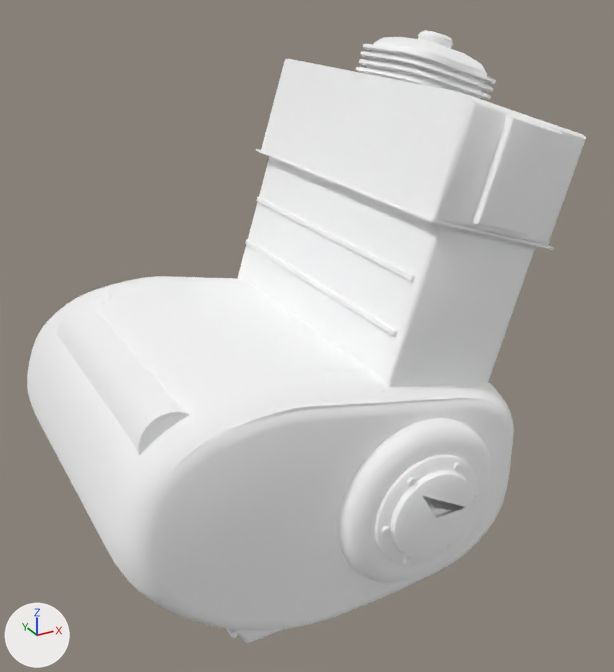
The glTF model Data/BikesV2/kits/hartwell_chopper__b_engine_finned_chrome.glb, before and after one commit.
One viewpoint serves both versions: a 50 mm camera at (0.351, -0.799, 0.886) aimed at (0.779, -0.021, 0.497). The axes (+X, +Y, +Z) are drawn at lower left. The lights are the same throughout. The first picture is the older version. Vertices at exactly the same position are counted once.

The scene before the commit, as lines of its bpy script (objects in view):
```python
me_mesh_0 = bpy.data.meshes.new('Mesh_0')
me_mesh_0.from_pydata(...)  # 5445 vertices, 10442 faces; spans x 0.495..1.012, y -0.235..0.24, z 0.215..0.818
me_mesh_0.materials.append(mat_s006)  # white #ffffff
me_mesh_0.materials.append(mat_s007)  # white #ffffff
me_mesh_0.materials.append(mat_s020)  # white #ffffff
me_mesh_0.materials.append(mat_s021)  # white #ffffff
me_mesh_0.materials.append(mat_s022)  # white #ffffff
me_mesh_0.materials.append(mat_s024)  # white #ffffff
me_mesh_0.materials.append(mat_s088)  # white #ffffff
me_mesh_0.materials.append(mat_s091)  # white #ffffff
me_mesh_0.materials.append(mat_s096)  # white #ffffff
me_mesh_0.materials.append(mat_s151)  # white #ffffff
me_mesh_0.materials.append(mat_s152)  # white #ffffff
ob_hartwell_chopper__b_engine_finned_chrome = bpy.data.objects.new('hartwell_chopper__b_engine_finned_chrome', me_mesh_0)
ob_hartwell_chopper__b_engine_finned_chrome.location = (0.0, 0.0, 0.0)
```
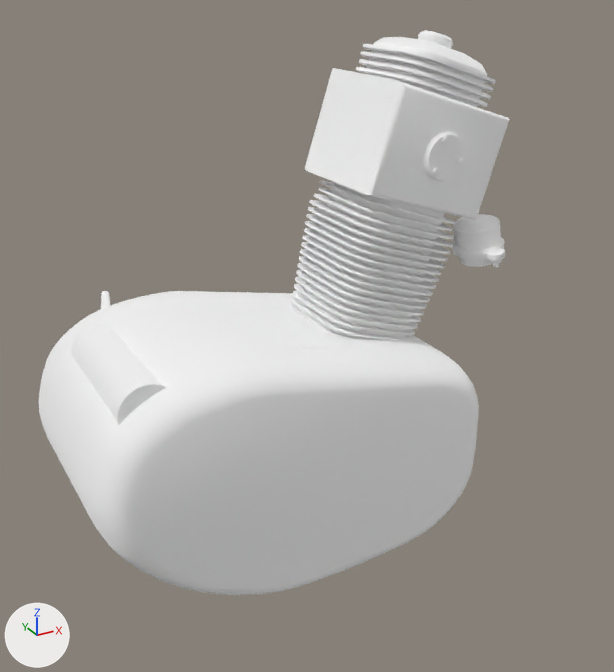
Diff of the bpy script that builds the scene:
```diff
--- a/Data/BikesV2/kits/hartwell_chopper__b_engine_finned_chrome.glb.py
+++ b/Data/BikesV2/kits/hartwell_chopper__b_engine_finned_chrome.glb.py
@@ me_mesh_0 @@
 # used by ob_hartwell_chopper__b_engine_finned_chrome; location = (0.0, 0.0, 0.0)
-me_mesh_0.from_pydata(...)  # 5445 vertices, 10442 faces; spans x 0.495..1.012, y -0.235..0.24, z 0.215..0.818
+me_mesh_0.from_pydata(...)  # 4285 vertices, 8266 faces; spans x 0.495..1.014, y -0.14..0.146, z 0.235..0.818
+# me_mesh_0 part 1: the loose piece of 648 vertices spanning x 0.495..0.96, y -0.2..0.2, z 0.235..0.532 is rebuilt with 648 vertices and now spans x 0.495..0.96, y -0.14..0.14, z 0.235..0.532
+# me_mesh_0 part 2: the loose piece of 72 vertices spanning x 0.53..0.59, y -0.17..0.126, z 0.468..0.528 is rebuilt with 72 vertices and now spans x 0.53..0.59, y -0.11..0.066, z 0.468..0.528, in mat_s022 (white #ffffff)
+# me_mesh_0 part 3: the loose piece of 48 vertices spanning x 0.777..0.963, y -0.18..0.18, z 0.451..0.662 is rebuilt with 1479 vertices and now spans x 0.78..0.957, y -0.075..0.075, z 0.45..0.659, in mat_s024 (white #ffffff)
+# me_mesh_0 part 4: the loose piece of 48 vertices spanning x 0.819..1.012, y -0.185..0.185, z 0.616..0.779 is rebuilt with 48 vertices and now spans x 0.823..1.008, y -0.073..0.073, z 0.617..0.777, in mat_s024 (white #ffffff)
+# me_mesh_0 part 5: 58 loose pieces with 3024 vertices, spanning x 0.518..1.007, y -0.235..0.24, z 0.215..0.758, are deleted
+# me_mesh_0 part 6: 506 vertices removed from x 0.771..1.007, y -0.186..0.186, z 0.449..0.669; 899 vertices added at x 0.643..1.014, y -0.102..0.146, z 0.425..0.724
+# other edits to the shape of me_mesh_0 do not show in these pictures
 me_mesh_0.materials.append(mat_s006)
@@ me_mesh_0 @@
 me_mesh_0.materials.append(mat_s151)
-me_mesh_0.materials.append(mat_s152)  # white #ffffff
```

Pixel boxes (x1, y1, x2, y2) of what changed, in the pictures (614 x 672 px; the box of a moved part takes in the faces that stretch with it):
'hartwell_chopper__b_engine_finned_chrome', reshaped (16% narrower, 8% shorter)
    before: (27, 30, 586, 643)
    after: (39, 30, 509, 595)
part 1 of me_mesh_0, rebuilt (10% narrower, 14% shorter)
    before: (27, 276, 514, 630)
    after: (39, 291, 479, 595)
part 2 of me_mesh_0, rebuilt (28% narrower, 32% shorter)
    before: (58, 306, 190, 456)
    after: (71, 324, 166, 426)
part 3 of me_mesh_0, rebuilt
    before: (237, 157, 535, 387)
    after: (291, 180, 455, 340)
part 4 of me_mesh_0, rebuilt (37% narrower, 18% shorter)
    before: (261, 59, 586, 245)
    after: (305, 68, 509, 220)
part 5 of me_mesh_0, deleted
    before: (170, 114, 562, 643)
part 6 of me_mesh_0, moved or reshaped
    before: (245, 149, 554, 392)
    after: (423, 131, 505, 268)
